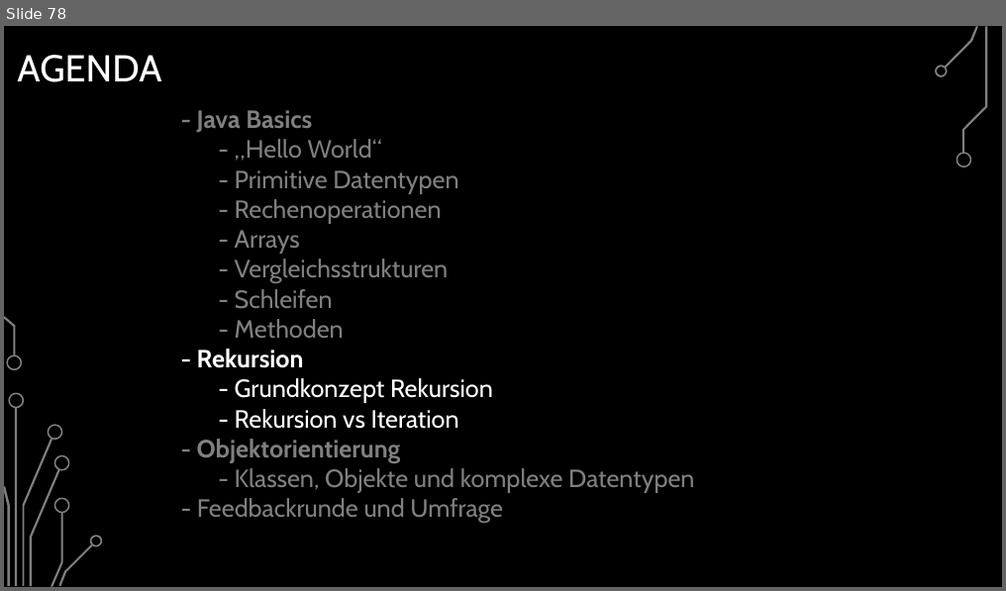
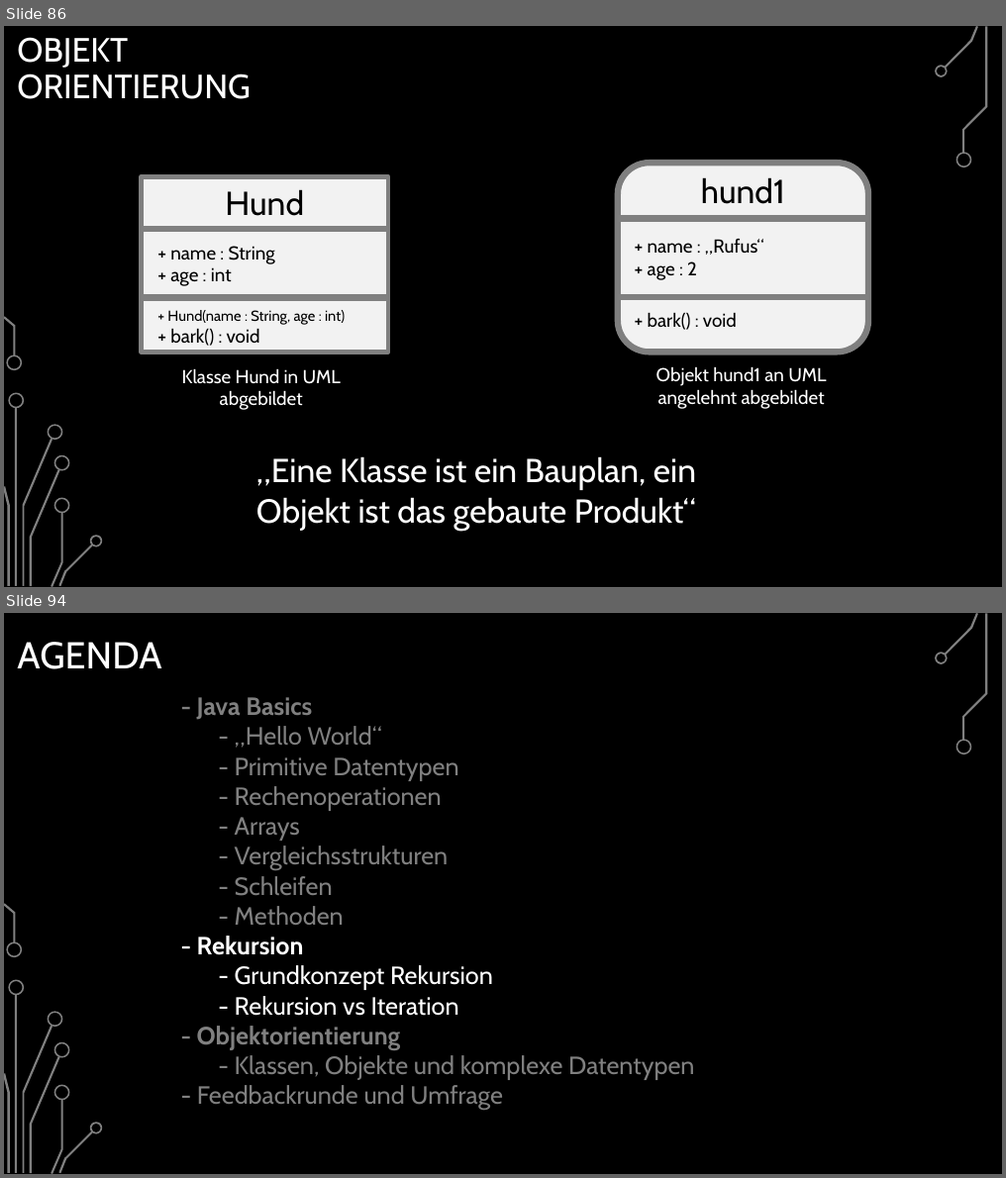
Before and after one commit to BelmontR/Java-Tutorial-Course, a slide deck: Java Grundkurs.pptx. Shown one above the other, each under a label of ours: slide 78 before the commit, slides 86 and 94 after it; the slides between them are not shown. The pictures are 1006x591 and 1006x1178 pixels, drawn with LibreOffice and Linux fonts; fonts in the diff are those of the drawing; background and template pictures are left out. Boxes give left, top, right and bottom in pixels: in the first picture for what was removed or moved away, otherwise in the second. Text is boxed around its words. In the diff, an @@ line names an element or a change of style, - is before the commit and + after.

```diff
--- a/Java Grundkurs.pptx
+++ b/Java Grundkurs.pptx
@@ slide 86 added at (4,26,1002,587), background picture (left out); not listed: 17 template elements that a slide beside it also shows @@
@@ title added at (17,37,251,99), 32.4 pt, text #FFFFFF @@
+OBJEKT
+ORIENTIERUNG
@@ rounded rectangle added at (618,163,868,353), fill #F2F2F2, outline #7F7F7F 6 pt @@
@@ rectangle added at (141,176,388,352), fill #F2F2F2, outline #808080 4.5 pt @@
@@ text added at (225,189,304,216), 32 pt, text #000000 @@
+Hund
@@ text added at (701,177,785,204), 32 pt, text #000000 @@
+hund1
@@ line added from (141, 230) to (388, 230), #808080 6 pt @@
@@ line added from (618, 218) to (868, 218), #808080 6 pt @@
@@ text added at (170,246,275,286), 18 pt, text #000000 @@
++ name : String
++ age : int
@@ text added at (648,239,764,280), 18 pt, text #000000 @@
++ name : „Rufus“
++ age : 2
@@ line added from (141, 297) to (388, 297), #808080 6 pt @@
@@ text added at (167,310,345,346), 14 pt, text #000000 @@
++ Hund(name : String, age : int)
++ bark() : void
@@ line added from (618, 297) to (868, 297), #808080 6 pt @@
@@ text added at (648,312,737,330), 18 pt, text #000000 @@
++ bark() : void
@@ text added at (182,369,341,410), 18 pt, text #FFFFFF @@
+Klasse Hund in UML abgebildet
@@ text added at (656,367,826,409), 18 pt, text #FFFFFF @@
+Objekt hund1 an UML angelehnt abgebildet
@@ text added at (256,457,696,531), 32 pt, text #FFFFFF @@
+„Eine Klasse ist ein Bauplan, ein Objekt ist das gebaute Produkt“
@@ what was slide 78 is now slide 94 @@
```
Also in this commit, not shown: 3 slides changed, 16 other slides added, 4 slides removed, 8 other files.
